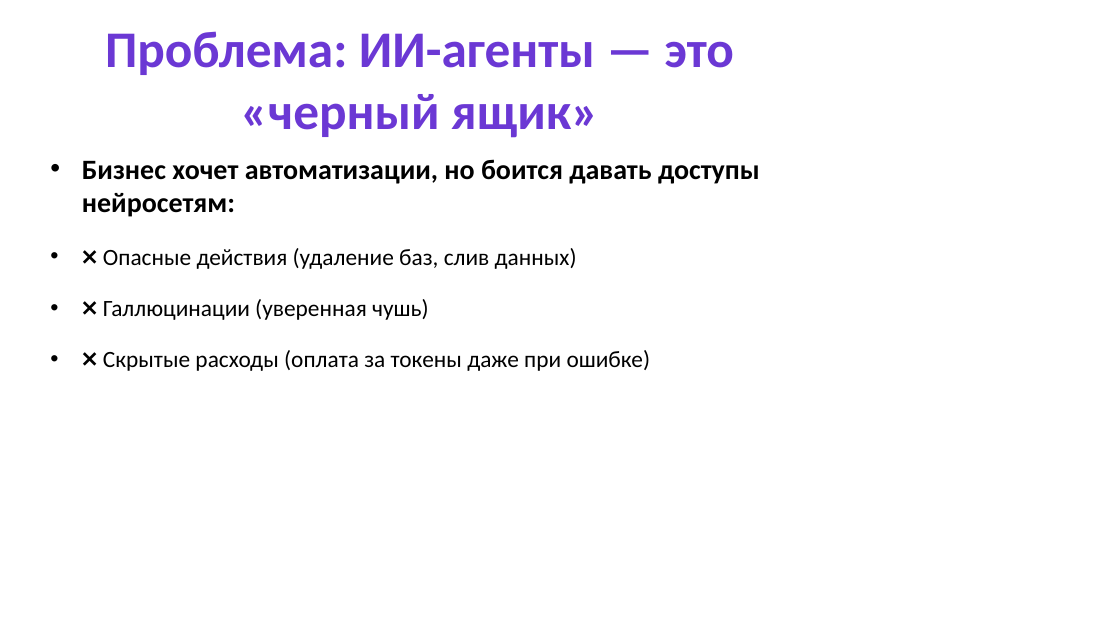
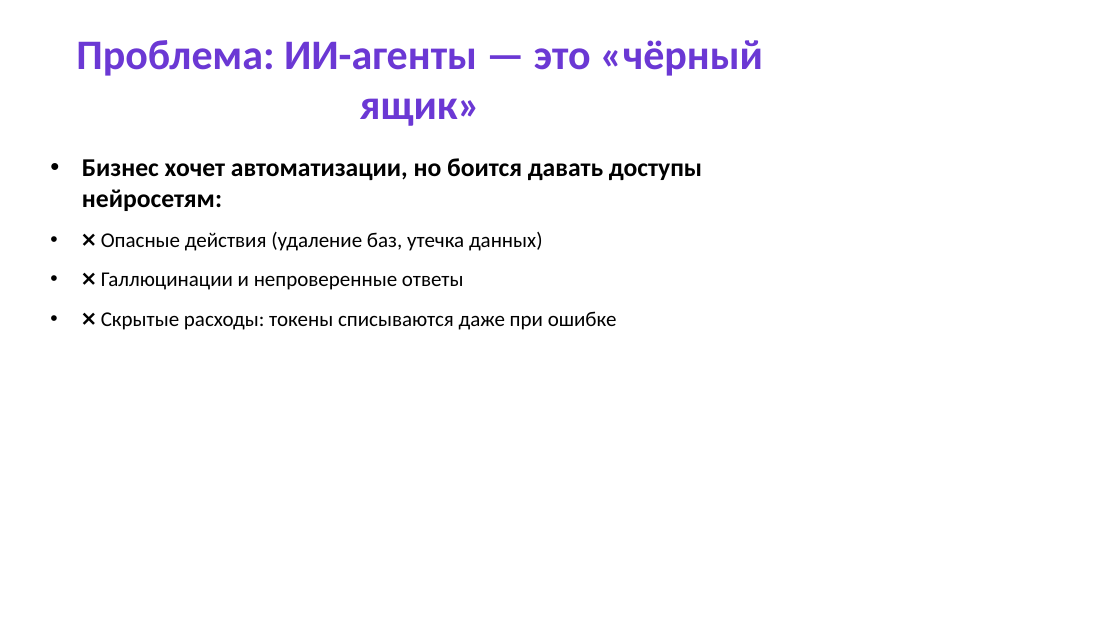
Before and after one commit to iilmchat/ai-skillwharf, a slide deck: slide 2 of docs/marketing/pitch/SkillWharf_Pitch.pptx (slide 1 before the commit). Drawn at 1120x630 pixels with LibreOffice and Linux fonts; fonts in the diff are those of the drawing. Boxes give left, top, right and bottom in pixels: in the first picture for what was removed or moved away, otherwise in the second. Text is boxed around its words. In the diff, an @@ line names an element or a change of style, - is before the commit and + after.

```diff
--- a/docs/marketing/pitch/SkillWharf_Pitch.pptx
+++ b/docs/marketing/pitch/SkillWharf_Pitch.pptx
@@ title at box(76, 40, 763, 126): text changed; size 44 to 36 pt @@
-Проблема: ИИ-агенты — это «черный ящик»
+Проблема: ИИ-агенты — это «чёрный ящик»
@@ text at box(82, 158, 702, 211): size 24 to 22 pt in "Бизнес хочет автоматизации, но боится давать доступы ..." @@
@@ text at box(101, 232, 617, 330): text changed; size 20 to 18 pt @@
-• ❌ Опасные действия (удаление баз, слив данных)
-• ❌ Галлюцинации (уверенная чушь)
-• ❌ Скрытые расходы (оплата за токены даже при ошибке)
+• ❌ Опасные действия (удаление баз, утечка данных)
+• ❌ Галлюцинации и непроверенные ответы
+• ❌ Скрытые расходы: токены списываются даже при ошибке
```
Also in this commit, not shown: 1 other slide changed, 4 slides added, 1 slide removed, 3 other files.
